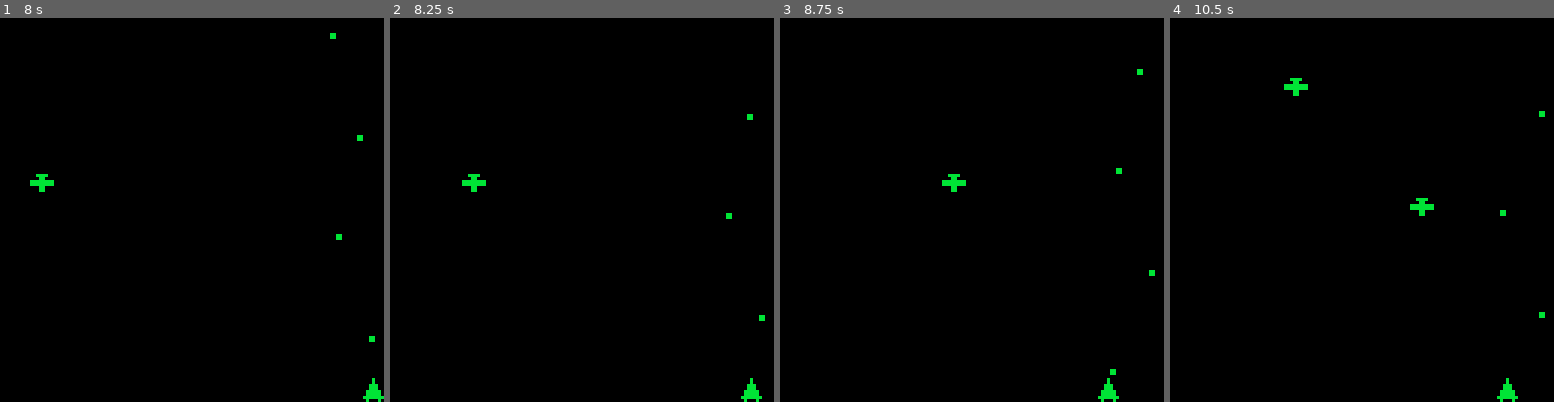
Above: before the commit, frames 1-4 (left to right).
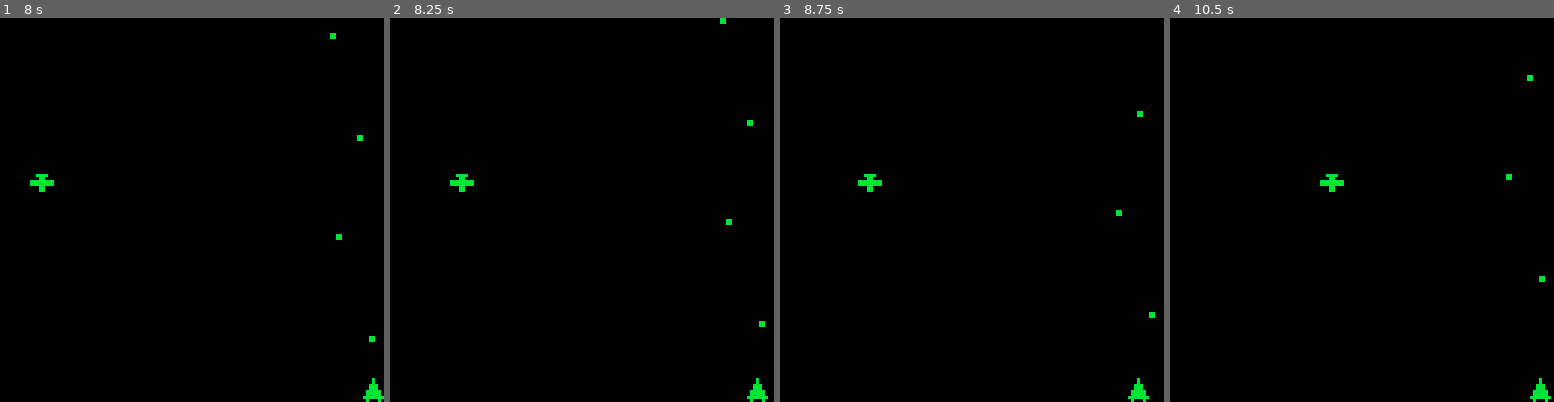
Above: after the commit, the same moments.

Repository: henriklindgren/b8llet
Game: PICO-8 cartridge test.p8
Same seed, same stepped clock (60 frames per second), same inputs: the game is played once before the commit and once after it.
Inputs:
- Up to frame 1 (8 s): tap X (X key) at 0.33, 1.07, 1.85, 2.97, 4.08, 5.2, 6.32, 7.43 s; tap O (Z key) at 0.7, 1.7, 2.1, 2.5, 2.9, 3.3, 3.7, 4.1, 4.5, 4.9, 5.3, 5.7, 6.1, 6.5, 6.9, 7.3, 7.7 s; hold Right 1.6-2.1 s; hold Up 2.15-2.42 s; hold Right 2.47-3.03 s; hold Left 3.08-3.58 s; hold Down 3.63-3.97 s; hold Right 4.02-4.68 s; hold Up 4.73-5.03 s; hold Left 5.08-5.68 s; hold Down 5.73-6.03 s; hold Right 6.08-6.58 s; hold Right 6.63-7.13 s; hold Up 7.18-7.45 s; hold Right from 7.5 s (still down)
- Up to frame 2 (8.25 s): release Right at 8.07 s; tap O (Z key) at 8.1 s; hold Left from 8.12 s (still down)
- Up to frame 3 (8.75 s): tap O (Z key) at 8.5 s; tap X (X key) at 8.55 s; release Left at 8.62 s; hold Down from 8.67 s (still down)
- Up to frame 4 (10.5 s): tap O (Z key) every 0.4 s from 8.9 to 10.1 s; release Down at 9 s; hold Right 9.05-9.72 s; tap X (X key) at 9.67 s; hold Up 9.77-10.07 s; hold Left from 10.12 s (still down)

Frame 1 is identical in both runs. In frame 2, 0.6% of the frame differs, in the area x 15-99%, y 0-100%; in frame 3, 0.8%; in frame 4, 1.0%, in the area x 29-100%, y 14-100%.

Commit message:
wip collisions
too many list copy actions

Diff:
--- a/test.p8
+++ b/test.p8
@@ -31,6 +31,9 @@
 enemy_conf.type_brrap = 16
 enemy_conf.type_70s = 17
 enemy_conf.speed = 2
+collide_every = 40
+last_collided = collide_every
+
 function _draw()
 	cls()
 	spr(player.sprite, player.x, player.y)
@@ -60,7 +63,41 @@
 	end
 end
 
+function collide_bullet_enemy(bullet, enemy)
+	local bullet_x = bullet[1]
+	local bullet_y = bullet[2]
+	local enemy_x = enemy[2]
+	local enemy_y = enemy[3]
+	if bullet_x > enemy_x and bullet_x < enemy_x + sprite_size and bullet_y > enemy_y and bullet_y < enemy_y + sprite_size then
+		return True
+	end
+	return False
+end
+
+function collide_bullets_enemies()
+	if #shots < 1 then
+		return enemies
+	end
+	local alive = {}
+	for b=1, #shots do
+		local bullet = shots[b]
+		for e=1, #enemies do
+			local enemy = enemies[e]
+			if not collide_bullet_enemy(bullet, enemy) then
+				alive[#alive + 1] = enemy
+			end
+		end
+	end
+	return alive
+end
+
 function _update()
+	if last_collided == collide_every then
+		enemies = collide_bullets_enemies(shots, enemies)
+		last_collided = 0
+	else
+		last_collided += 1
+	end
 	player.moving = direction.none
 	if player.reload > min_pos_left then
 		player.reload -= 1
